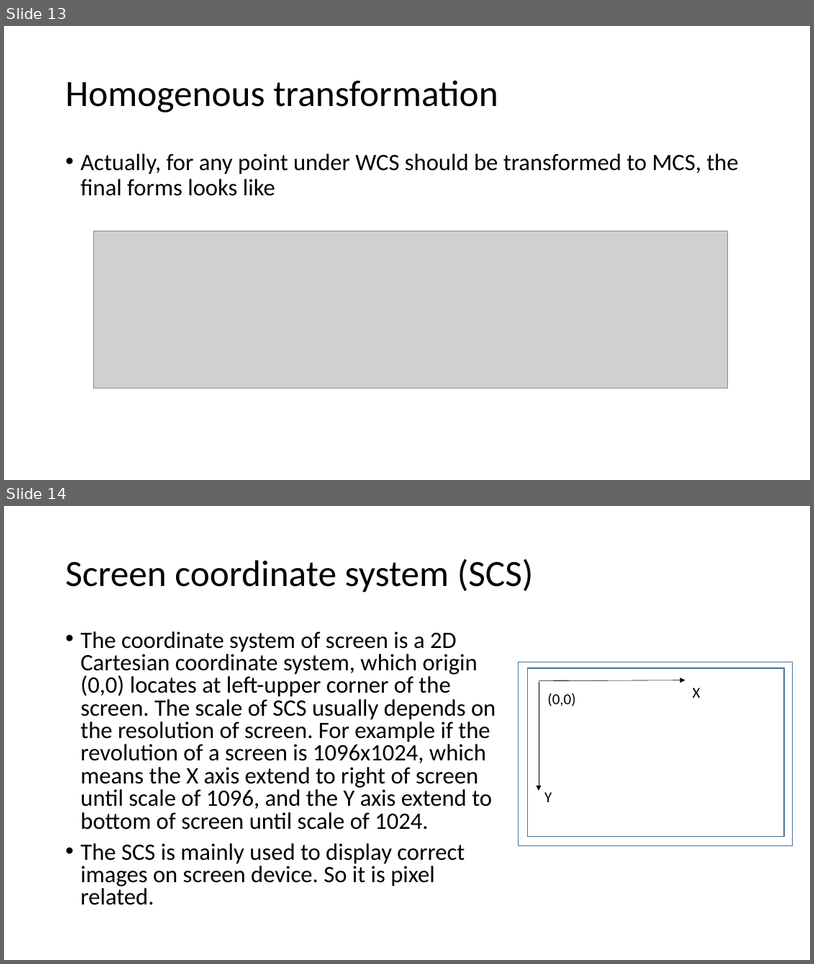
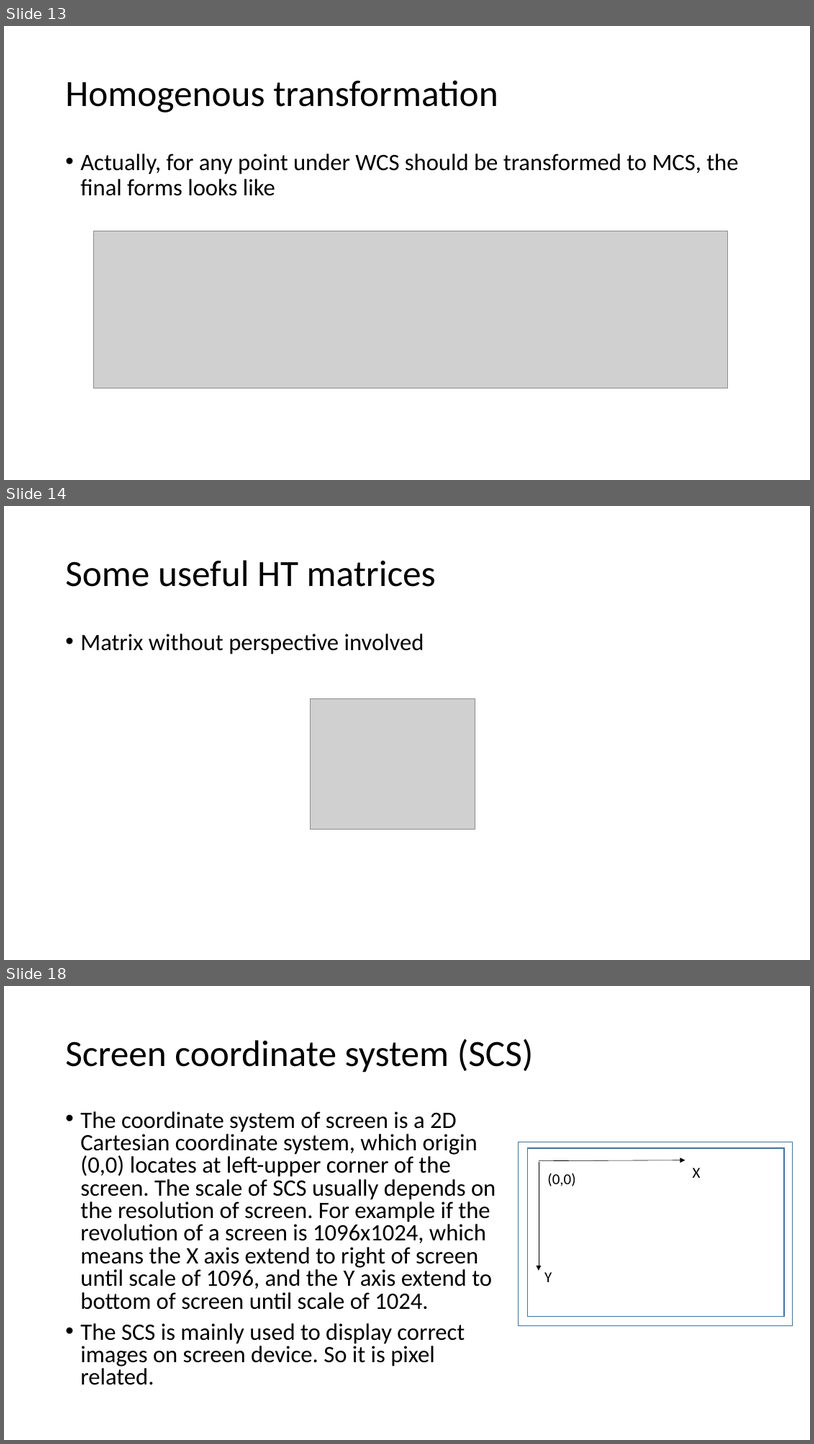
Before and after one commit to Jinny-Ching/cad_cam_course, a slide deck: CAD_CAM.pptx. Shown one above the other, each under a label of ours: slides 13 and 14 before the commit, slides 13, 14 and 18 after it; the slides between them are not shown. The pictures are 814x964 and 814x1444 pixels, drawn with LibreOffice and Linux fonts; fonts in the diff are those of the drawing; grey boxes stand for pictures. Boxes give left, top, right and bottom in pixels: in the first picture for what was removed or moved away, otherwise in the second. Text is boxed around its words. In the diff, an @@ line names an element or a change of style, - is before the commit and + after.

```diff
--- a/CAD_CAM.pptx
+++ b/CAD_CAM.pptx
@@ slide 14 added at (x1=4, y1=506, x2=810, y2=960), background #FFFFFF @@
@@ title added at (x1=65, y1=560, x2=436, y2=587), 44 pt, text #000000 @@
+Some useful HT matrices
@@ text added at (x1=80, y1=633, x2=424, y2=654), 28 pt, text #000000 @@
+• Matrix without perspective involved
@@ picture added at (x1=311, y1=698, x2=476, y2=829) @@
@@ what was slide 14 is now slide 18 @@
```
Also in this commit, not shown: 3 other slides added.
